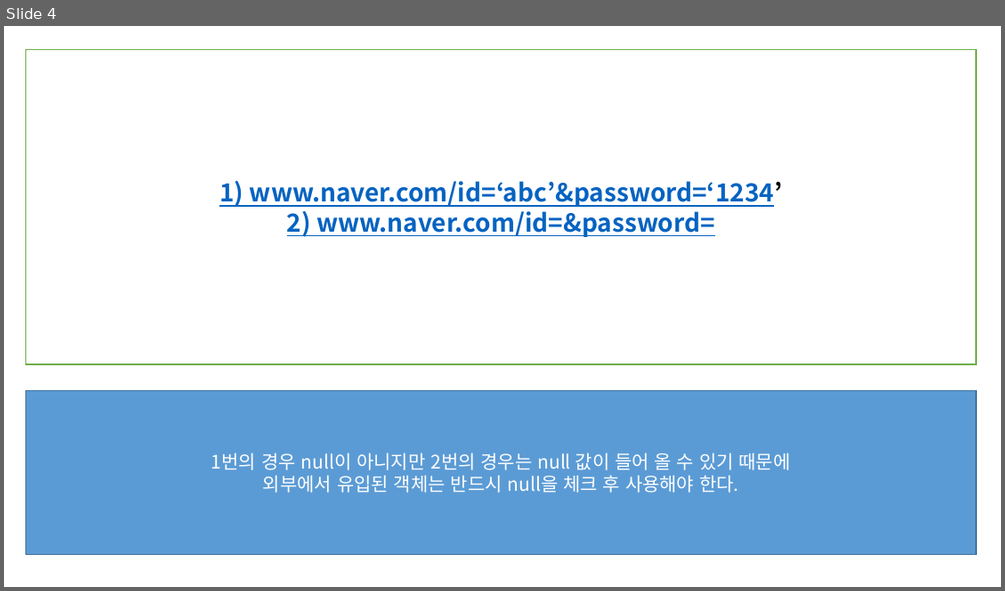
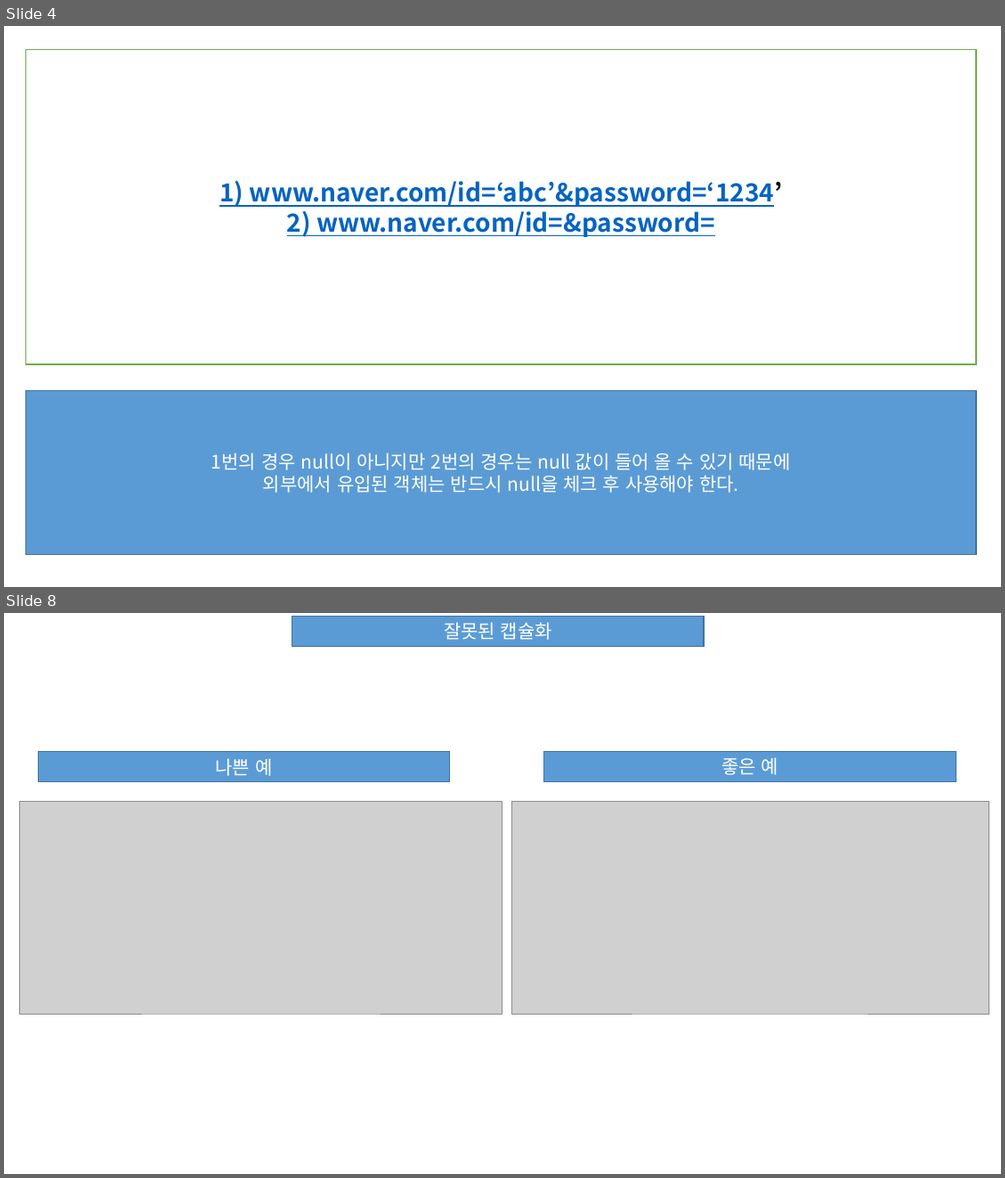
Before and after one commit to djawlths3/cafe24_security_study_4group, a slide deck: security/2.발표자료/chapter5/안전하지않은코딩스타일.pptx. Shown one above the other, each under a label of ours: slide 4 before the commit, slides 4 and 8 after it; the slides between them are not shown. The pictures are 1005x591 and 1005x1178 pixels, drawn with LibreOffice and Linux fonts; fonts in the diff are those of the drawing; grey boxes stand for pictures. Boxes give left, top, right and bottom in pixels: in the first picture for what was removed or moved away, otherwise in the second. Text is boxed around its words. In the diff, an @@ line names an element or a change of style, - is before the commit and + after.

```diff
--- a/security/2.발표자료/chapter5/안전하지않은코딩스타일.pptx
+++ b/security/2.발표자료/chapter5/안전하지않은코딩스타일.pptx
@@ slide 8 added at (4, 613, 1001, 1174), background #FFFFFF @@
@@ rectangle added at (291, 616, 704, 647), fill #5B9BD5, outline #43739E 1 pt, 18 pt, text #FFFFFF @@
+잘못된 캡슐화
@@ rectangle added at (39, 751, 450, 782), fill #5B9BD5, outline #43739E 1 pt, 18 pt, text #FFFFFF @@
+나쁜 예
@@ rectangle added at (544, 751, 956, 782), fill #5B9BD5, outline #43739E 1 pt, 18 pt, text #FFFFFF @@
+좋은 예
@@ picture added at (20, 802, 502, 1013) @@
@@ picture added at (512, 802, 989, 1013) @@
```
Also in this commit, not shown: 4 other slides added.
